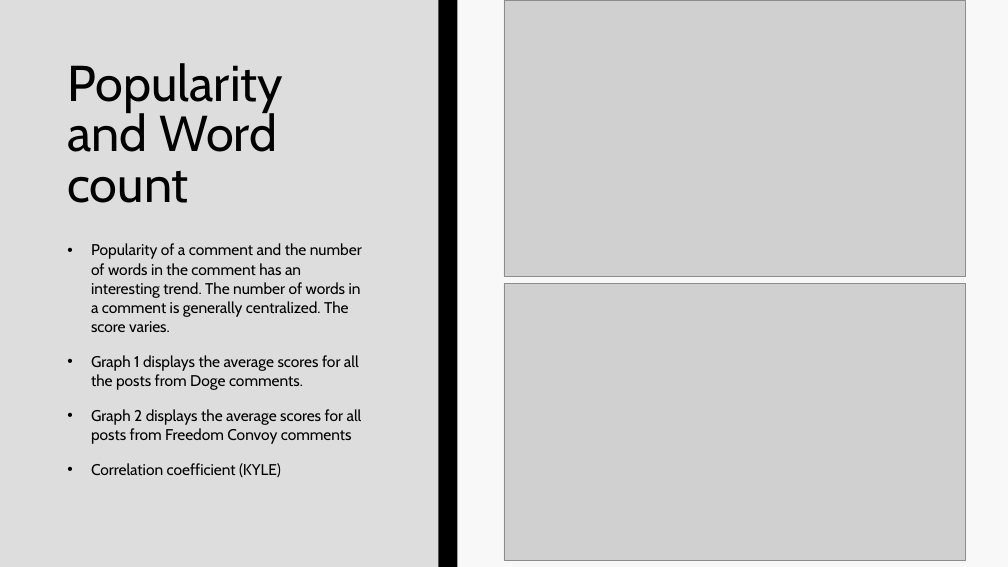
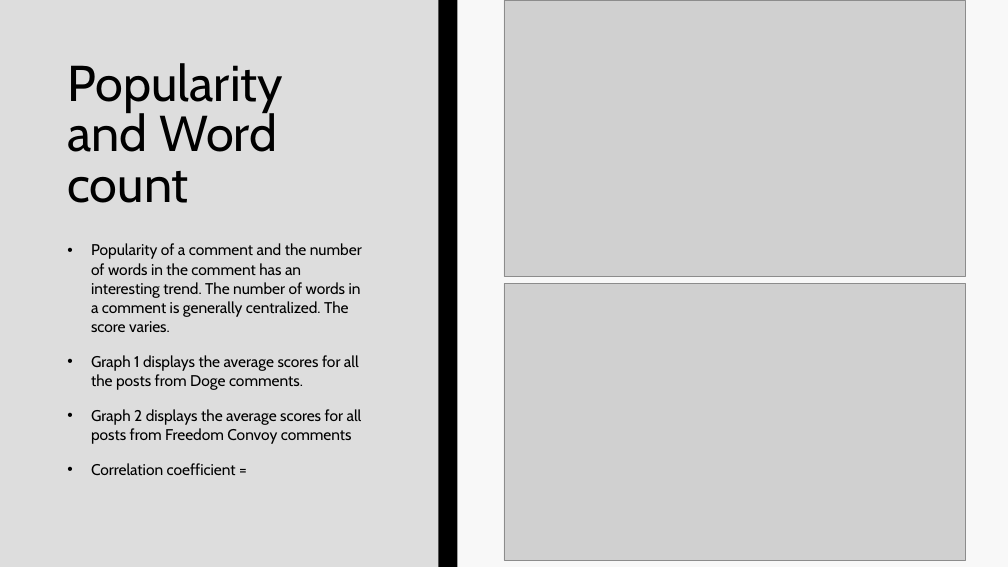
Before and after one commit to EvaTarr/CMPT412Project, a slide deck: slide 7 of presentation.pptx (slide 6 before the commit). Drawn at 1008x567 pixels with LibreOffice and Linux fonts; fonts in the diff are those of the drawing; grey boxes stand for pictures. Boxes give left, top, right and bottom in pixels: in the first picture for what was removed or moved away, otherwise in the second. Text is boxed around its words. In the diff, an @@ line names an element or a change of style, - is before the commit and + after.

```diff
--- a/presentation.pptx
+++ b/presentation.pptx
@@ text at [91,463,236,475]: text changed @@
-• Correlation coefficient (KYLE)
+• Correlation coefficient =
```
Also in this commit, not shown: 5 other slides changed, 1 slide added, 3 other files.
